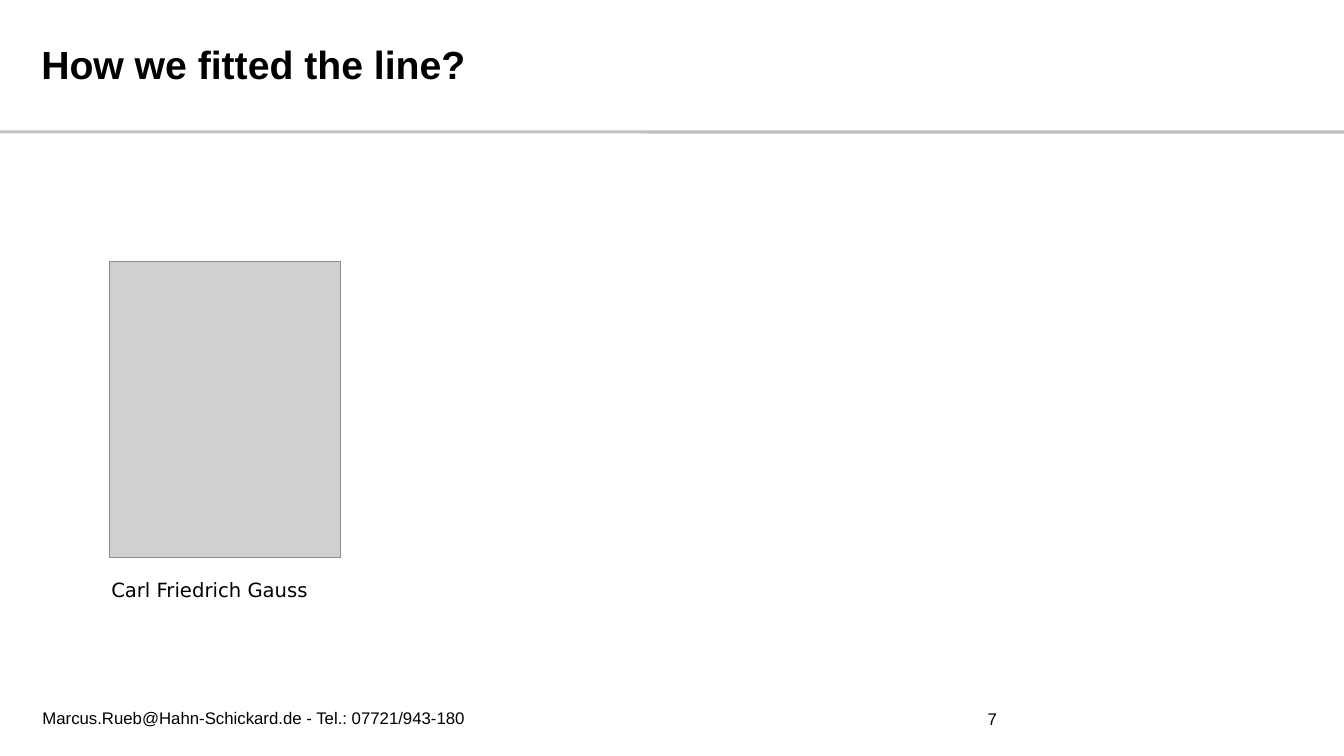
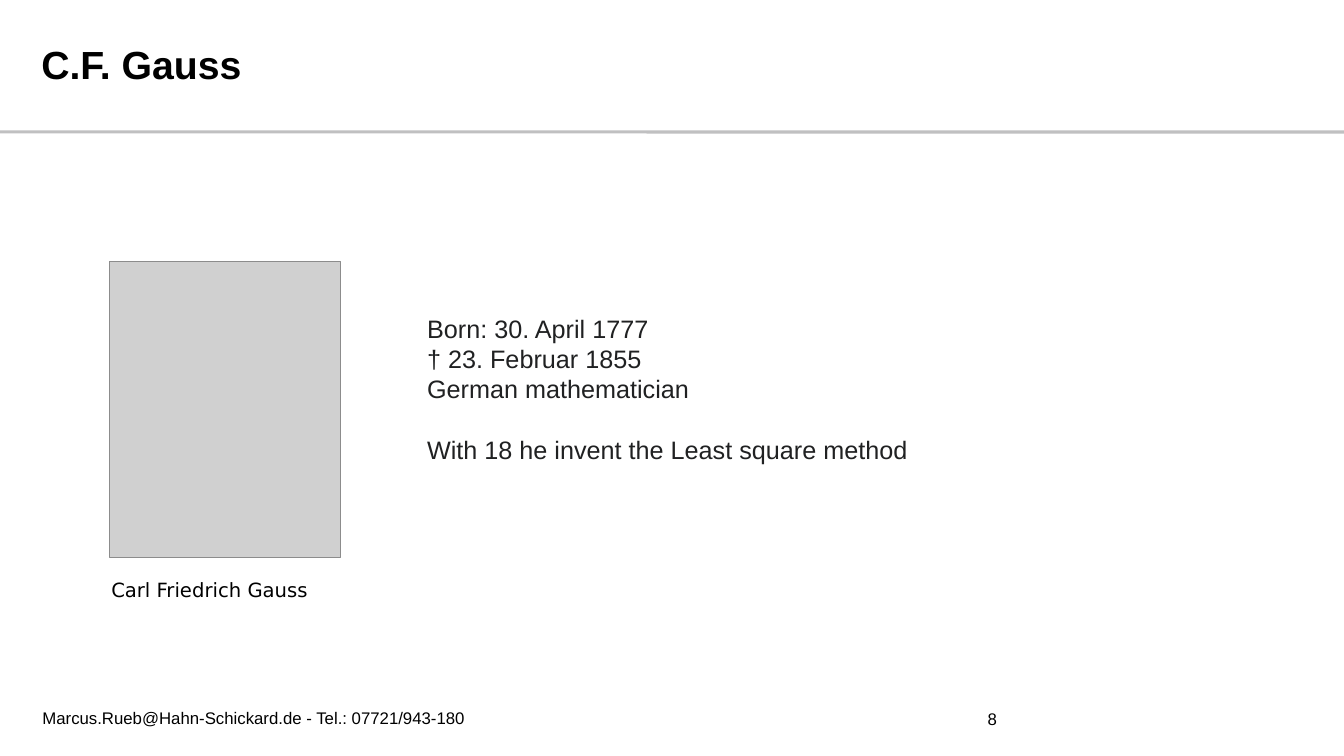
Before and after one commit to r1marcus/Fundamentals-of-Deep-Learning-HFU, a slide deck: slide 8 of Slides/02 - Linear Regression and Support Vector Machines/Linear Regression and Support Vector Machines.pptx (slide 7 before the commit). Drawn at 1344x756 pixels with LibreOffice and Linux fonts; fonts in the diff are those of the drawing; grey boxes stand for pictures; background and template pictures are left out. Boxes give left, top, right and bottom in pixels: in the first picture for what was removed or moved away, otherwise in the second. Text is boxed around its words. In the diff, an @@ line names an element or a change of style, - is before the commit and + after.

```diff
--- a/Slides/02 - Linear Regression and Support Vector Machines/Linear Regression and Support Vector Machines.pptx
+++ b/Slides/02 - Linear Regression and Support Vector Machines/Linear Regression and Support Vector Machines.pptx
@@ title at [41, 51, 242, 80]: text changed @@
-How we fitted the line?
+C.F. Gauss
@@ text added at [427, 319, 907, 465], 18 pt, text #202122 @@
+Born: 30. April 1777
+† 23. Februar 1855
+German mathematician
+With 18 he invent the Least square method
@@ page number at [988, 713, 997, 725]: text changed @@
-7
+8
```
Also in this commit, not shown: 10 other slides changed, 7 slides added, 1 slide removed, 11 other files.
